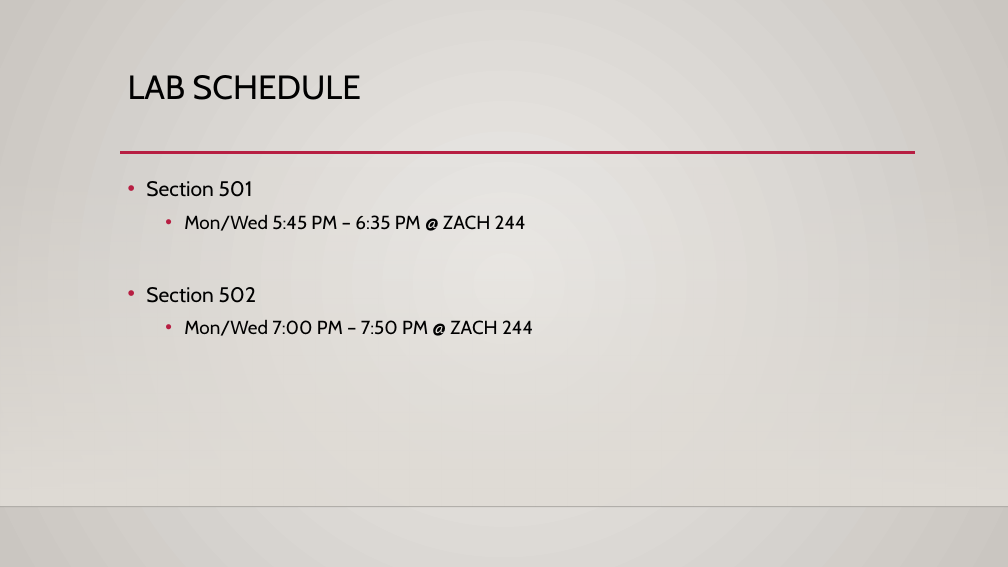
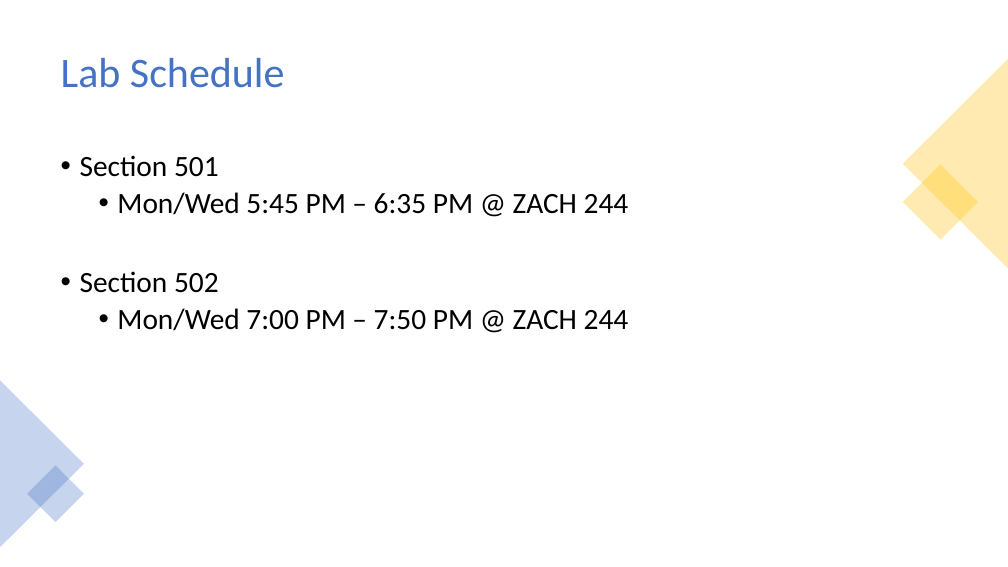
Before and after one commit to PRATHIKSHA1995/PRATHIKSHA1995.github.io, a slide deck: slide 2 of CSCE206/src/Lab Introduction.pptx. Drawn at 1008x567 pixels with LibreOffice and Linux fonts; fonts in the diff are those of the drawing; background and template pictures are left out. Boxes give left, top, right and bottom in pixels: in the first picture for what was removed or moved away, otherwise in the second. Text is boxed around its words. In the diff, an @@ line names an element or a change of style, - is before the commit and + after.

```diff
--- a/CSCE206/src/Lab Introduction.pptx
+++ b/CSCE206/src/Lab Introduction.pptx
@@ background gradient #ECEAE7 to #CAC7C1 to #FFFFFF @@
@@ title "Lab Schedule" at box(61, 58, 284, 88): vertical alignment top to middle @@
@@ title at box(61, 58, 284, 88): text changed; size 32 to 40 pt; font Cabin to Calibri; text colour #000000 to #4472C4 @@
-LAB SCHEDULE
+Lab Schedule
@@ triangle added at box(903, 59, 1008, 268), fill #FFC000 at 30% opacity @@
@@ text "Section 501": place and size @@
-text "Section 501" at box(146, 181, 533, 336)
+text "Section 501" at box(80, 155, 629, 331)
@@ text "Section 501" at box(80, 155, 629, 331): size 20 to 28 pt in "Section 501", "Section 502"; font Cabin to Calibri; size 18 to 28 pt in "Mon/Wed 5:45 PM – 6:35 PM @ ...", "Mon/Wed 7:00 PM – 7:50 PM @ ..."; line spacing 1.2 to 0.9 @@
@@ rectangle removed at box(0, 167, 1008, 507) @@
@@ line removed from (120, 153) to (915, 153) @@
@@ rectangle added at box(903, 164, 979, 240), fill #FFC000 at 30% opacity @@
@@ triangle added at box(0, 380, 84, 547), fill #4472C4 at 30% opacity @@
@@ rectangle added at box(27, 465, 84, 522), fill #4472C4 at 30% opacity @@
@@ line removed from (0, 507) to (1008, 507) @@
```
Also in this commit, not shown: 7 other slides changed, 1 slide added, 1 other file.
